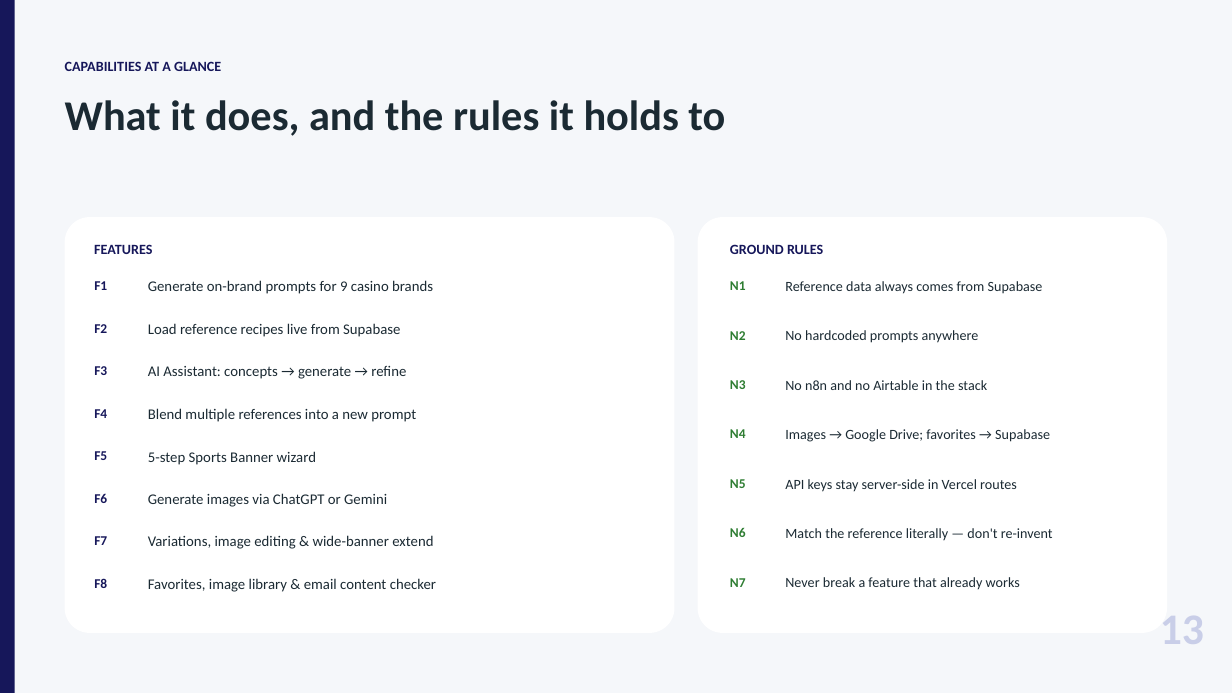
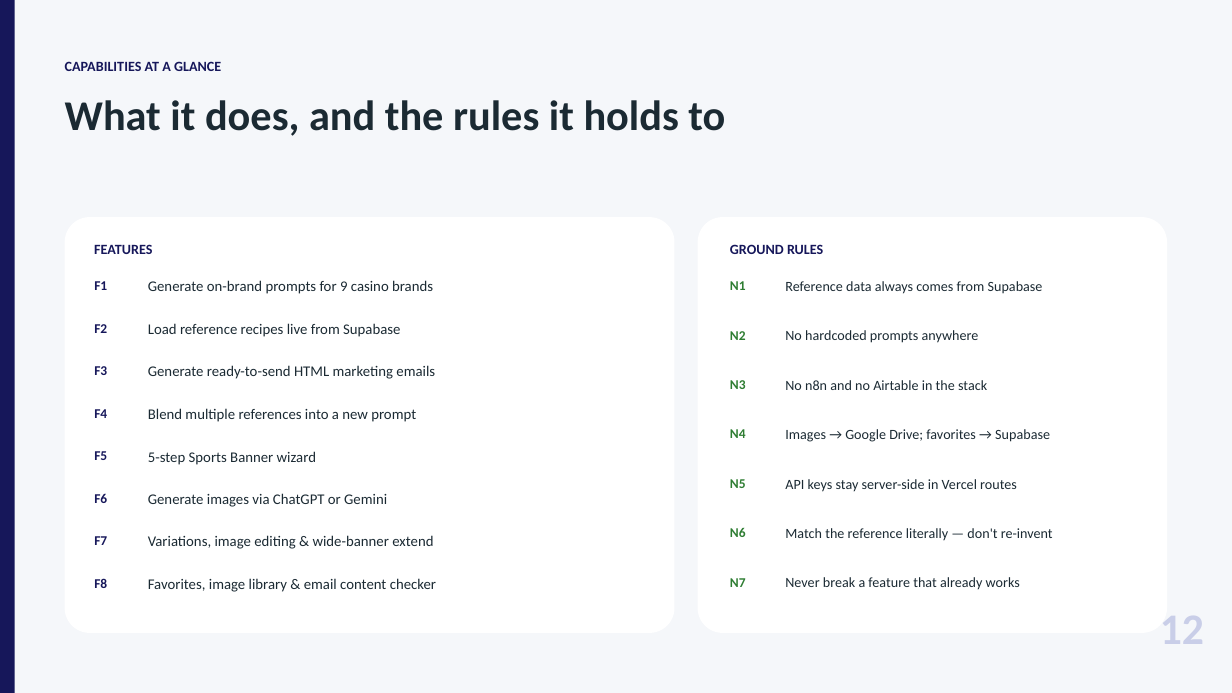
Before and after one commit to Optinet-Solutions-AI/Prompt-Generator, a slide deck: slide 12 of PromptGenerator_Overview.pptx (slide 13 before the commit). Drawn at 1232x693 pixels with LibreOffice and Linux fonts; fonts in the diff are those of the drawing. Boxes give left, top, right and bottom in pixels: in the first picture for what was removed or moved away, otherwise in the second. Text is boxed around its words. In the diff, an @@ line names an element or a change of style, - is before the commit and + after.

```diff
--- a/PromptGenerator_Overview.pptx
+++ b/PromptGenerator_Overview.pptx
@@ text at [148,365,435,379]: text changed @@
-AI Assistant: concepts → generate → refine
+Generate ready-to-send HTML marketing emails
@@ text at [1160,616,1204,644]: text changed @@
-13
+12
```
Also in this commit, not shown: 9 other slides changed, 1 slide removed, 1 other file.
